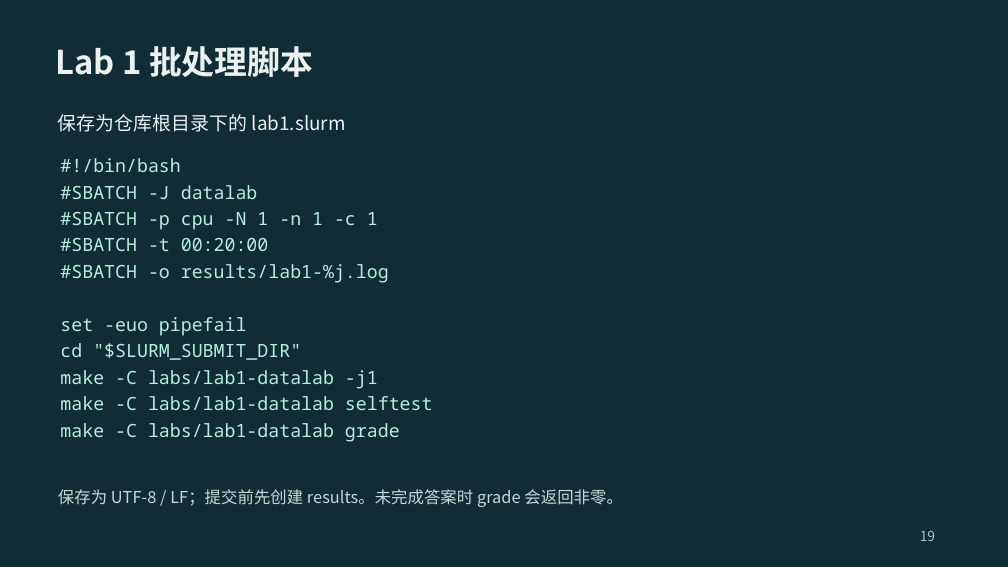
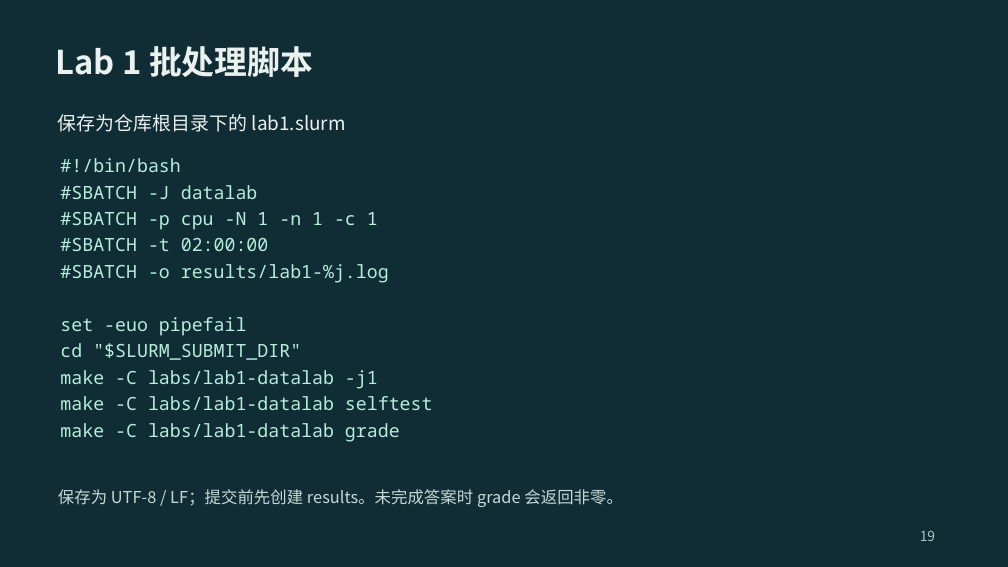
Before and after one commit to 2026-fall-calabs/calabs-2026-fall-starter, a slide deck: slide 19 of docs/交我算平台Lab运行指南-学生版.pptx. Drawn at 1008x567 pixels with LibreOffice and Linux fonts; fonts in the diff are those of the drawing. Boxes give left, top, right and bottom in pixels: in the first picture for what was removed or moved away, otherwise in the second. Text is boxed around its words. In the diff, an @@ line names an element or a change of style, - is before the commit and + after.

```diff
--- a/docs/交我算平台Lab运行指南-学生版.pptx
+++ b/docs/交我算平台Lab运行指南-学生版.pptx
@@ text at (60,238,269,251): text changed @@
-#SBATCH -t 00:20:00
+#SBATCH -t 02:00:00
```
Also in this commit, not shown: 3 other slides changed, 1 other file.
